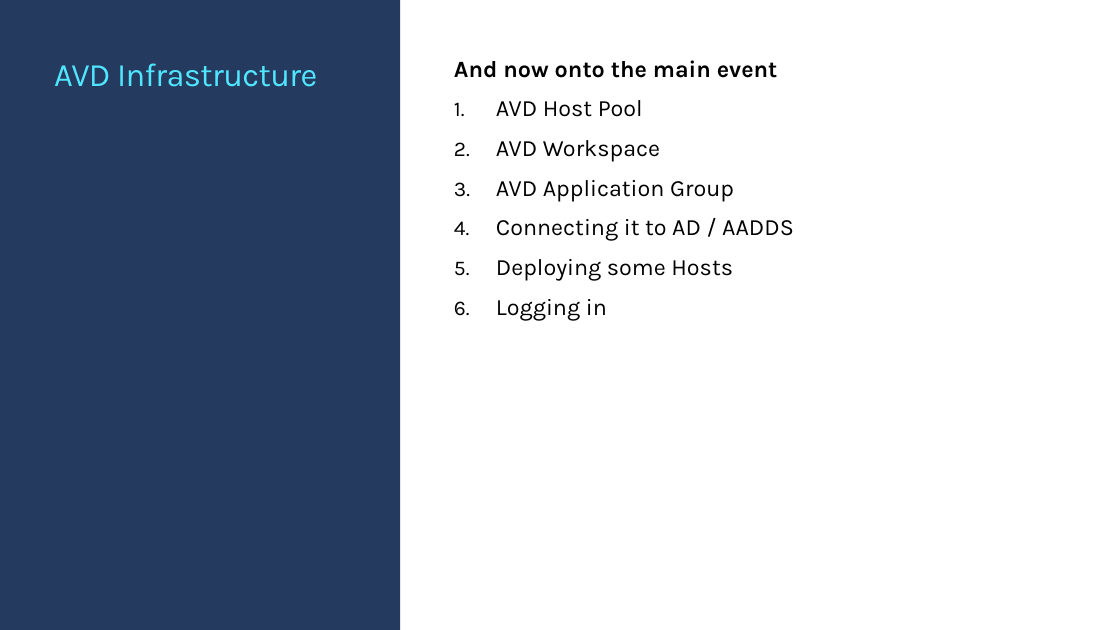
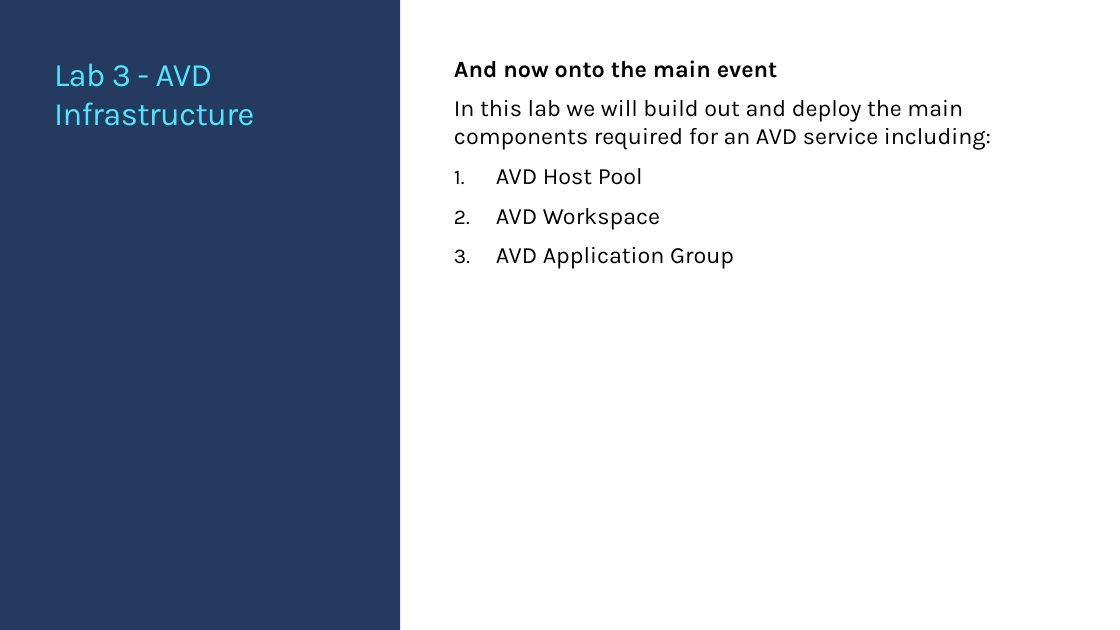
Before and after one commit to mikerossms/AVD-Bicep-Workshop-LBG, a slide deck: slide 9 of Presentation/LBG-AVDBicep-Day2.pptx. Drawn at 1120x630 pixels with LibreOffice and Linux fonts; fonts in the diff are those of the drawing; background and template pictures are left out. Boxes give left, top, right and bottom in pixels: in the first picture for what was removed or moved away, otherwise in the second. Text is boxed around its words. In the diff, an @@ line names an element or a change of style, - is before the commit and + after.

Commit message:
Updated the presentation

```diff
--- a/Presentation/LBG-AVDBicep-Day2.pptx
+++ b/Presentation/LBG-AVDBicep-Day2.pptx
@@ title at (54,63,254,126): text changed @@
-AVD Infrastructure
+Lab 3 - AVD Infrastructure
@@ text at (454,100,991,150): paragraph added @@
+In this lab we will build out and deploy the main components required for an AVD service including:
@@ text at (496,219,794,320): paragraphs removed @@
-4. Connecting it to AD / AADDS
-5. Deploying some Hosts
-6. Logging in
```
Also in this commit, not shown: 1 other slide changed, 2 slides added.
